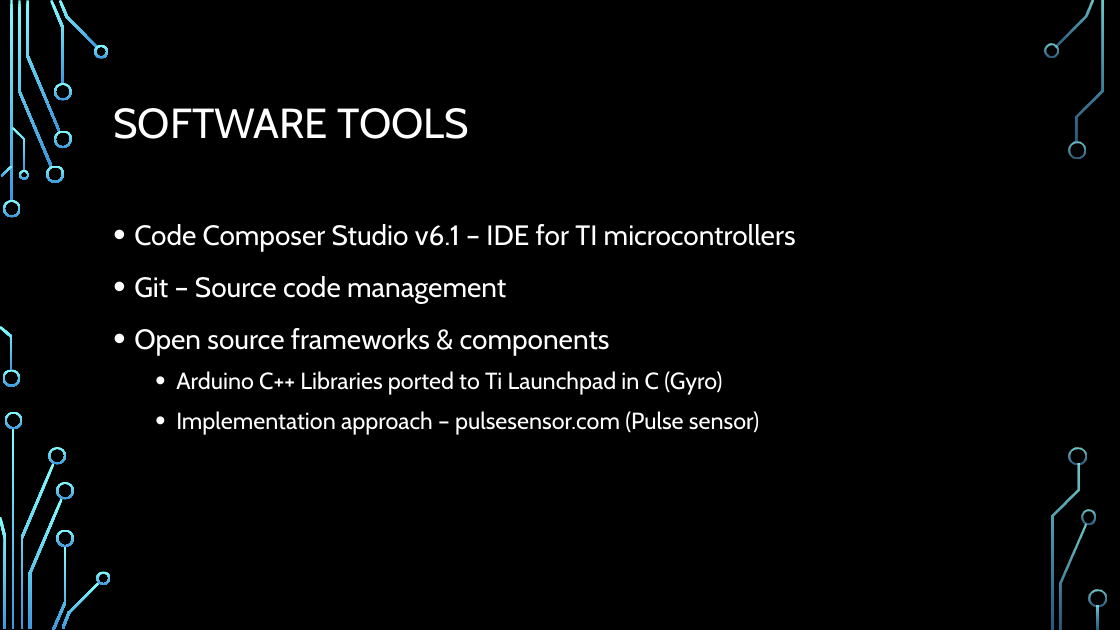
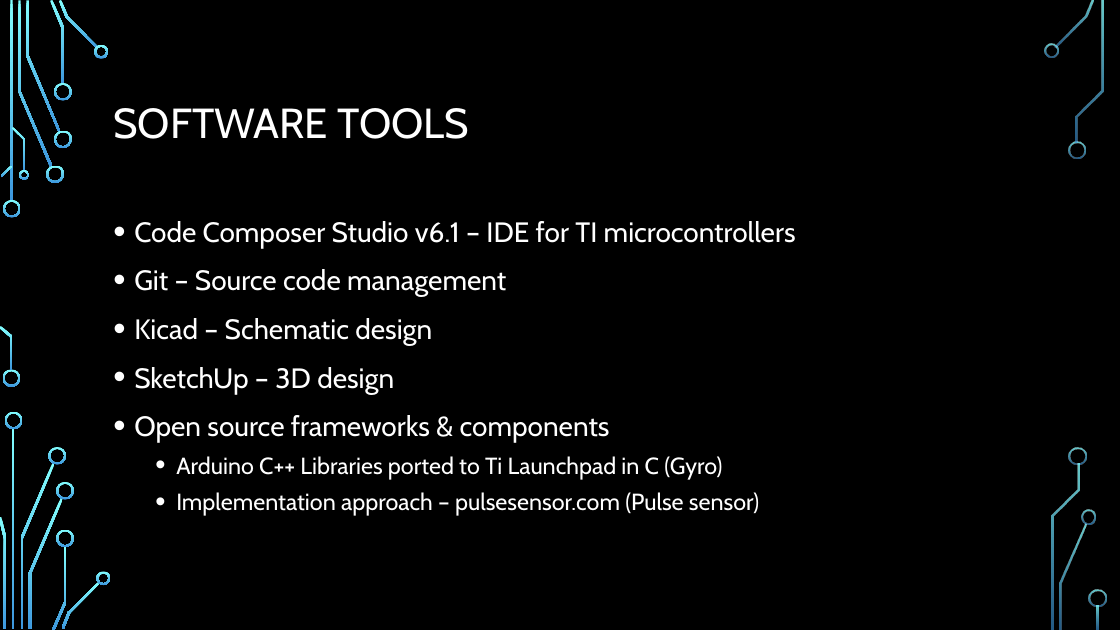
Before and after one commit to bkzshabbaz/EADAS, a slide deck: slide 7 of EADAS - 12-7.pptx (slide 6 before the commit). Drawn at 1120x630 pixels with LibreOffice and Linux fonts; fonts in the diff are those of the drawing; background and template pictures are left out. Boxes give left, top, right and bottom in pixels: in the first picture for what was removed or moved away, otherwise in the second. Text is boxed around its words. In the diff, an @@ line names an element or a change of style, - is before the commit and + after.

```diff
--- a/EADAS - 12-7.pptx
+++ b/EADAS - 12-7.pptx
@@ text at bbox=[134, 221, 796, 516]: line spacing 1.2 to 1.1 @@
@@ text at bbox=[134, 318, 432, 394]: paragraphs added @@
+• Kicad – Schematic design
+• SketchUp – 3D design
```
Also in this commit, not shown: 3 other slides changed, 1 slide added, 1 other file.
